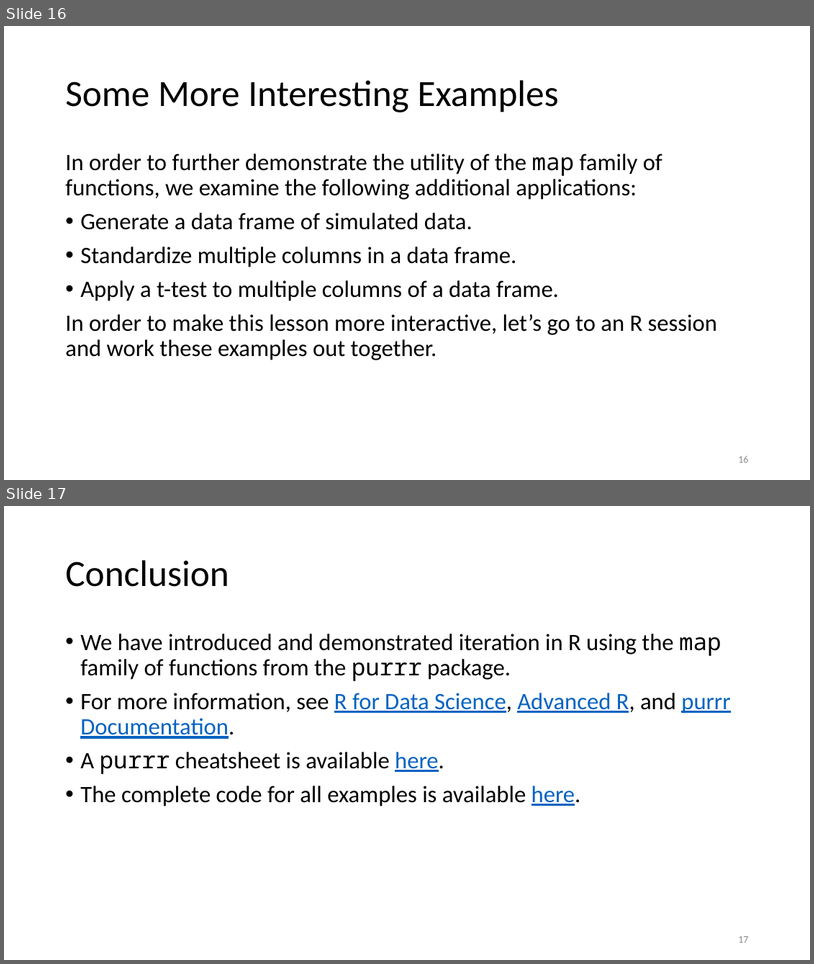
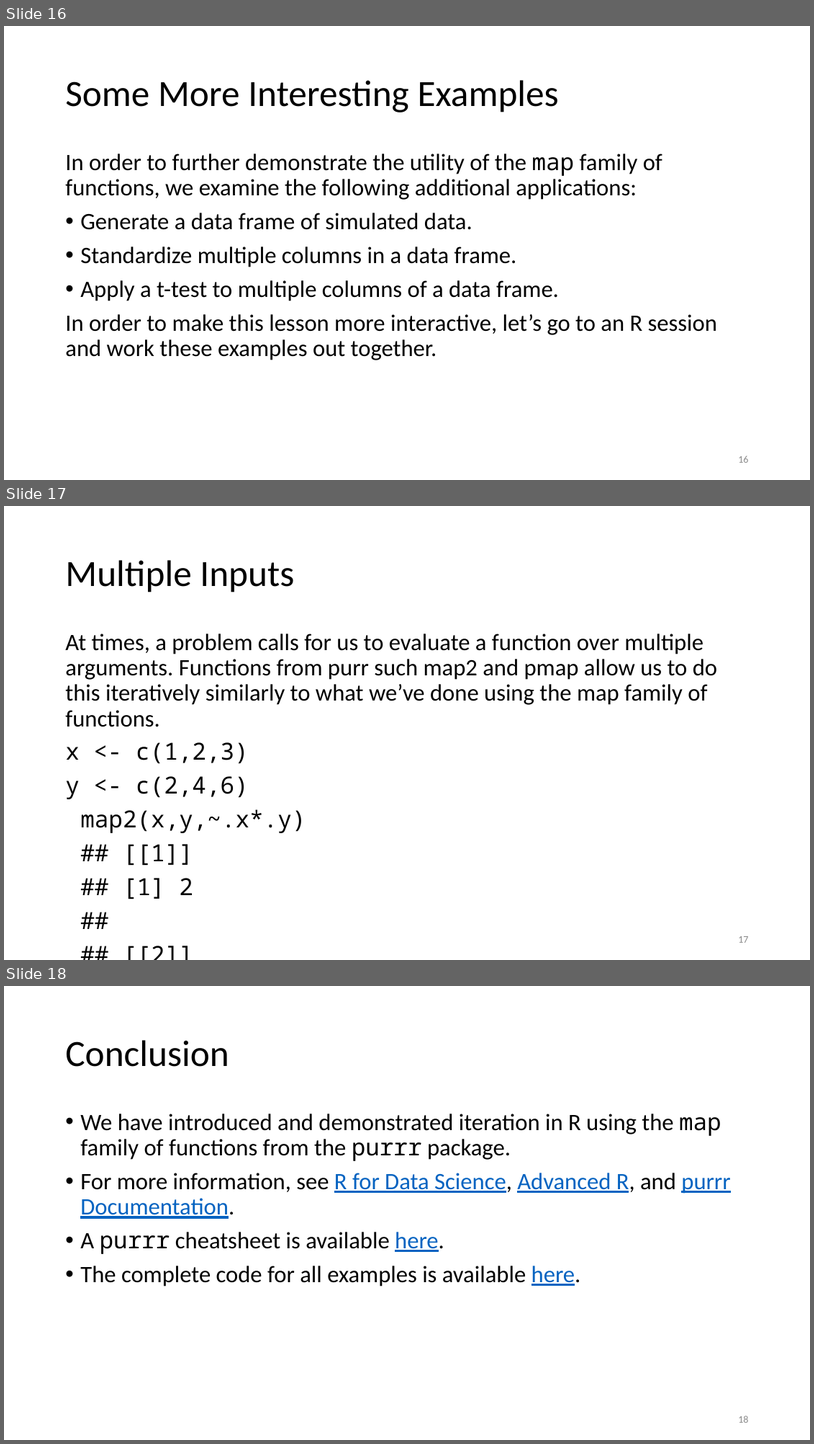
Before and after one commit to jmgraham30/SWBmodules, a slide deck: slides/iteration_with_purrr_version_02.pptx. Shown one above the other, each under a label of ours: slides 16 and 17 before the commit, slides 16, 17 and 18 after it. The pictures are 814x964 and 814x1444 pixels, drawn with LibreOffice and Linux fonts; fonts in the diff are those of the drawing. Boxes give left, top, right and bottom in pixels: in the first picture for what was removed or moved away, otherwise in the second. Text is boxed around its words. In the diff, an @@ line names an element or a change of style, - is before the commit and + after.

```diff
--- a/slides/iteration_with_purrr_version_02.pptx
+++ b/slides/iteration_with_purrr_version_02.pptx
@@ slide 17 added at (4, 506, 810, 960), background #FFFFFF @@
@@ title added at (65, 560, 294, 592), 44 pt, text #000000 @@
+Multiple Inputs
@@ text added at (65, 633, 718, 899), 28 pt, text #000000 @@
+At times, a problem calls for us to evaluate a function over multiple arguments. Functions from purr such map2 and pmap allow us to do this iteratively similarly to what we’ve done using the map family of functions.
+x <- c(1,2,3)
+y <- c(2,4,6)
+map2(x,y,~.x*.y)
+## [[1]]
+## [1] 2
+##
+## [[2]]
+## [1] 8
+##
+## [[3]]
+## [1] 18
@@ page number added at (738, 936, 748, 942), 12 pt, text #8C8C8C @@
+17
@@ what was slide 17 is now slide 18 @@
@@ page number at (738, 1415, 748, 1422): text changed @@
-17
+18
```
Also in this commit, not shown: 3 slides changed, 5 other files.
